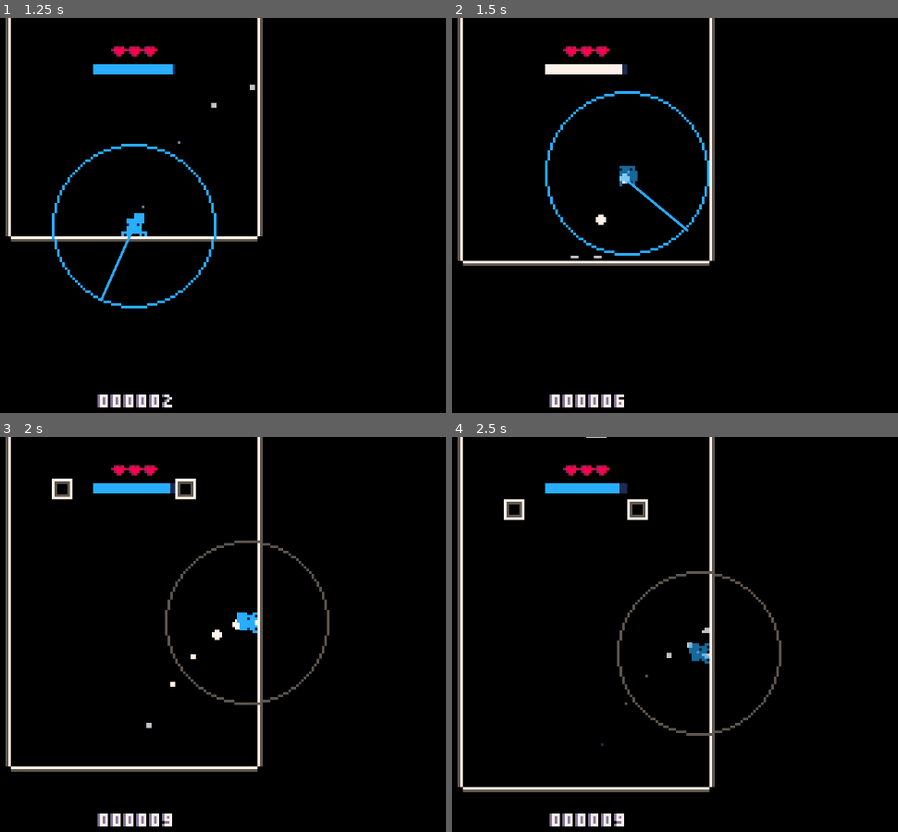
Above: before the commit, frames 1-4 (two rows, left to right).
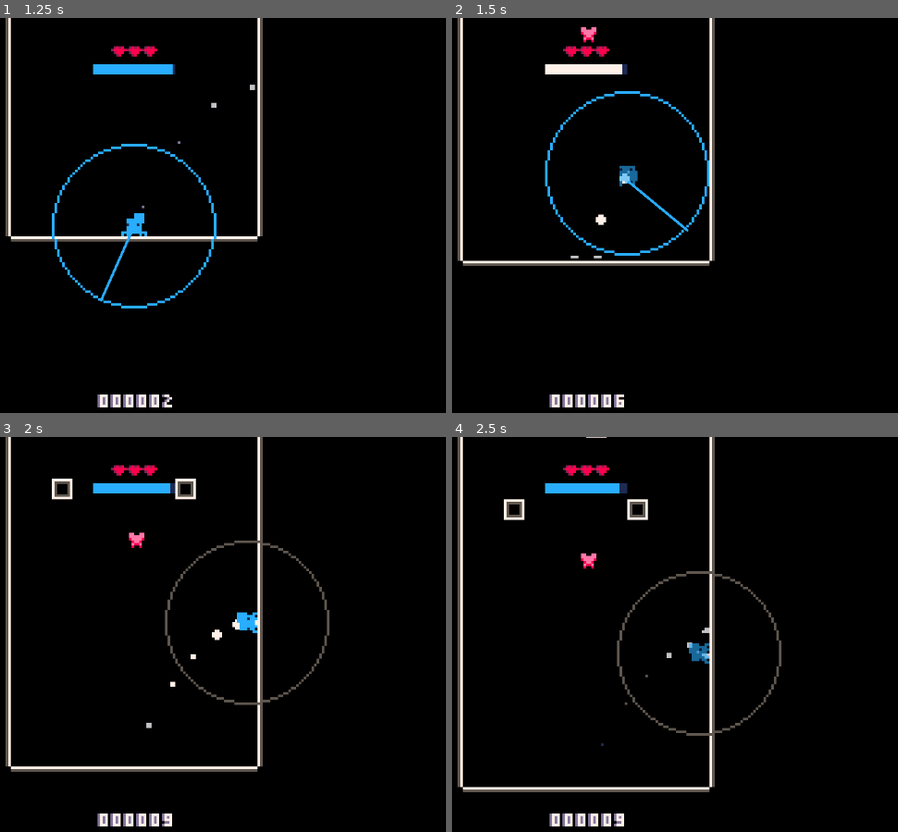
Above: after the commit, the same moments.

Repository: Flamenccio/spider-jump
Game: Godot game, scene res://scenes/game.tscn
Same seed, same stepped clock (60 frames per second), same inputs: the game is played once before the commit and once after it. The engine's default icon, where the game draws it, is replaced by a stand-in: a white triangle on a blue panel in a dark square.
Inputs (mouse positions are in pixels of both pictures, inside the frame that each line leads up to):
- Up to frame 1 (1.25 s): tap Enter at 0.5 s; move the mouse to (98, 310) at 0.52 s; press the mouse at (98, 310) at 0.53 s; hold W (move_up) from 0.53 s (still down)
- Up to frame 2 (1.5 s): release W (move_up) at 1.25 s; release the mouse at (550, 310) at 1.25 s; drag from (808, 290) to (585, 227) at 1.27 s
- Up to frame 3 (2 s): no input
- Up to frame 4 (2.5 s): move the mouse to (outside the picture) at 2.02 s; hold A (move_left) from 2.03 s (still down); tap Delete at 2.1 s

Frame 1 is identical in both runs. In frame 2, 0.1% of the frame differs, in the area x 28-33%, y 2-7%; in frame 3, 0.1%; in frame 4, 0.1%.

Commit message:
fix bugs
forgot to replace state_machine_handler with player_state_machine, which prevented hoverfly powerup from functioning
make level up text appear in front of everything

Diff:
--- a/scenes/game.tscn
+++ b/scenes/game.tscn
@@ -28,6 +28,7 @@
 [ext_resource type="Script" uid="uid://y5qohu2l48v3" path="res://scripts/player_stats_saver.gd" id="22_37s47"]
 [ext_resource type="PackedScene" uid="uid://bbd2meqorrjoe" path="res://scenes/high_score_line.tscn" id="23_bt5mj"]
 [ext_resource type="Texture2D" uid="uid://bn75rko42o47k" path="res://sprites/blinkfly_reticle-Sheet.png" id="29_suyxu"]
+[ext_resource type="PackedScene" uid="uid://dxpxr8minu8d4" path="res://scenes/powerups/hoverfly.tscn" id="30_qouja"]
 [ext_resource type="Script" uid="uid://c10ujhyqm6myp" path="res://scripts/player/blinkfly_reticle.gd" id="30_sgl2t"]
 
 [sub_resource type="RectangleShape2D" id="RectangleShape2D_eow3j"]
@@ -205,6 +206,9 @@
 autoplay = "default"
 frame_progress = 0.442083
 script = ExtResource("30_sgl2t")
+
+[node name="Hoverfly" parent="." instance=ExtResource("30_qouja")]
+position = Vector2(1, -96)
 
 [connection signal="levelled_up" from="." to="LevelSpawner" method="_on_level_up"]
 [connection signal="on_game_over" from="." to="UI/DeathScreen" method="show" flags=3]
--- a/scenes/level_up_text.tscn
+++ b/scenes/level_up_text.tscn
@@ -61,6 +61,8 @@
 }]
 
 [node name="LevelUpText" type="AnimatedSprite2D"]
+z_index = 10
+z_as_relative = false
 sprite_frames = SubResource("SpriteFrames_idy1a")
 autoplay = "default"
 frame = 6
--- a/scenes/player.tscn
+++ b/scenes/player.tscn
@@ -26,7 +26,7 @@
 [ext_resource type="PackedScene" uid="uid://bcwgm2lsqvudp" path="res://scenes/parabola_particles.tscn" id="28_pf23h"]
 [ext_resource type="Script" uid="uid://b4w2husdtviva" path="res://sprites/sprite_particle_emitter.gd" id="30_gl8cc"]
 [ext_resource type="Script" uid="uid://wmfb0j47nkka" path="res://scripts/custom_particle.gd" id="31_487ah"]
-[ext_resource type="Script" uid="uid://bn1ivxhedsqfp" path="res://addons/imjp94.yafsm/scenes/state_machine_handler/state_machine_handler.gd" id="32_md1ol"]
+[ext_resource type="Script" uid="uid://ciukd8uvw0shs" path="res://scripts/player_state_machine.gd" id="32_mx1m4"]
 [ext_resource type="Script" uid="uid://e2r68u481i5h" path="res://scripts/player/danger_detector.gd" id="33_487ah"]
 [ext_resource type="Script" uid="uid://bubhv415uy3si" path="res://addons/imjp94.yafsm/src/StateMachinePlayer.gd" id="33_bj30b"]
 [ext_resource type="Resource" uid="uid://do5fxx1fsv3j4" path="res://state_machines/player.tres" id="34_jc3p3"]
@@ -666,7 +666,7 @@
 _animator = NodePath("../SpriteTree")
 
 [node name="StateMachineHandler" type="Node" parent="." node_paths=PackedStringArray("_state_machine_player")]
-script = ExtResource("32_md1ol")
+script = ExtResource("32_mx1m4")
 _state_machine_player = NodePath("StateMachinePlayer")
 metadata/_custom_type_script = "uid://bn1ivxhedsqfp"
 
Not shown: 1 places in scenes/game.tscn that only renumber resources
